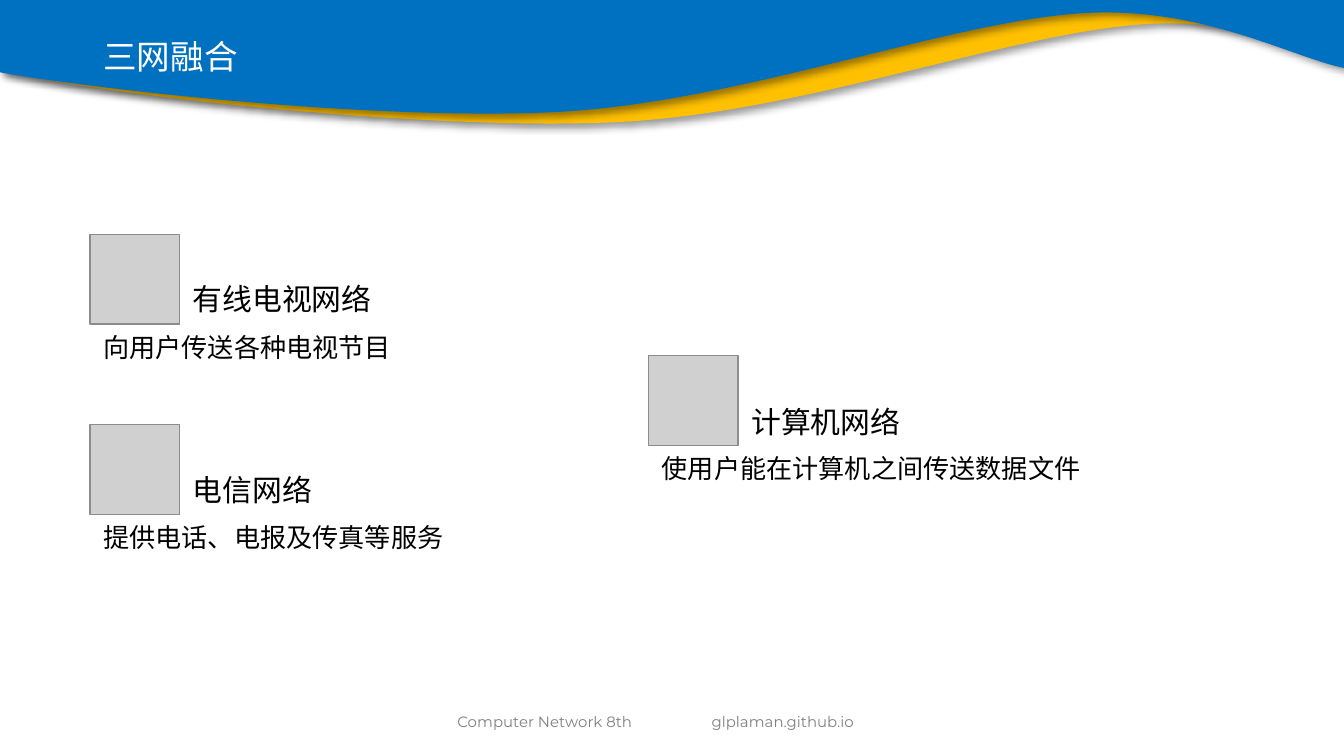
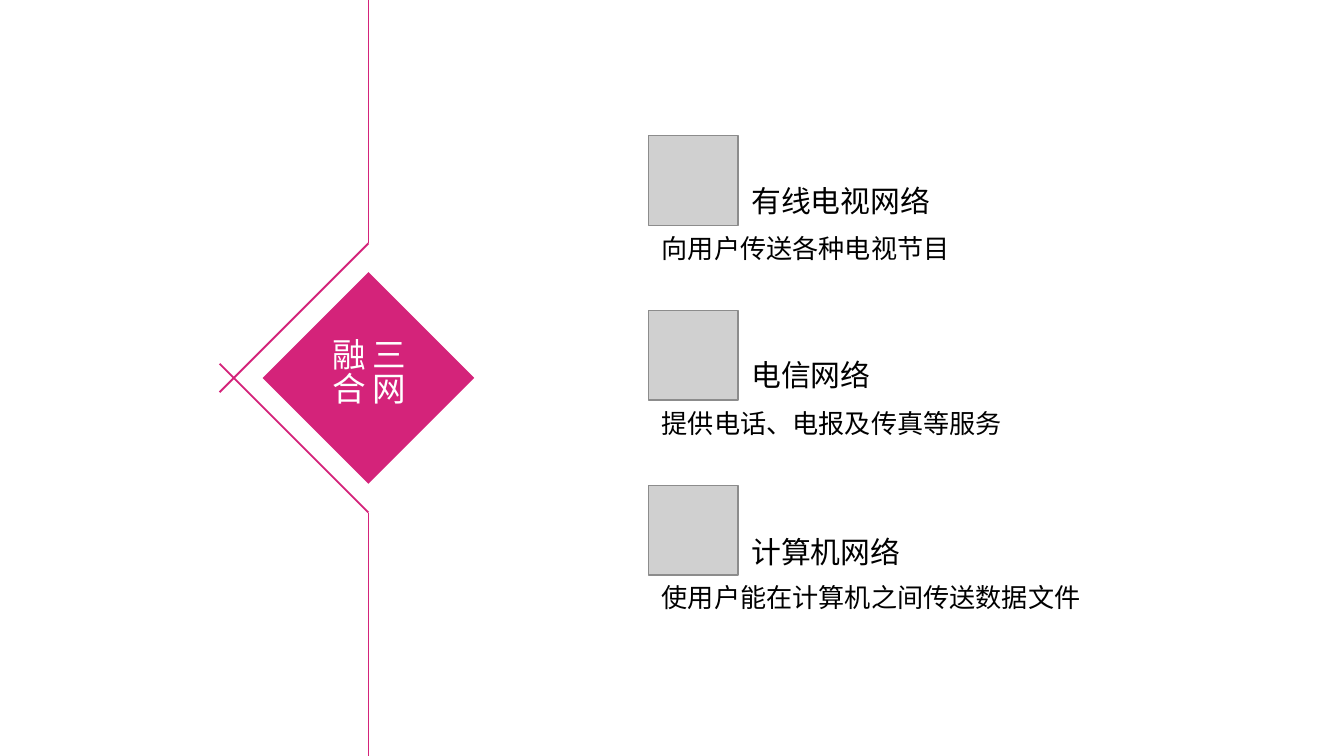
Before and after one commit to glplaman/glplaman.github.io, a slide deck: slide 5 of network/ppt/chap1.pptx. Drawn at 1344x756 pixels with LibreOffice and Linux fonts; fonts in the diff are those of the drawing; grey boxes stand for pictures; background and template pictures are left out. Boxes give left, top, right and bottom in pixels: in the first picture for what was removed or moved away, otherwise in the second. Text is boxed around its words. In the diff, an @@ line names an element or a change of style, - is before the commit and + after.

Commit message:
network

```diff
--- a/network/ppt/chap1.pptx
+++ b/network/ppt/chap1.pptx
@@ freeform shape removed at <box>0,0,1344,124</box> @@
@@ freeform shape removed at <box>0,0,1344,114</box> @@
@@ line added from (368, 0) to (368, 243), #D4237A 1 pt @@
@@ 2 texts, 1 picture: place and size @@
-2 texts, 1 picture at <box>90,234,391,360</box>
+2 texts, 1 picture at <box>649,136,950,261</box>
@@ line added from (219, 392) to (368, 243), #D4237A 1 pt @@
@@ diamond "三网融合": place and size @@
-diamond "三网融合" at <box>103,41,237,72</box>
+diamond "三网融合" at <box>262,273,473,484</box>
@@ diamond "三网融合" at <box>262,273,473,484</box>: line spacing 0.9 to 1; fill none to #D4237A @@
@@ line added from (368, 512) to (219, 364), #D4237A 1 pt @@
@@ 2 texts, 1 picture: place and size @@
-2 texts, 1 picture at <box>90,425,443,549</box>
+2 texts, 1 picture at <box>649,310,1002,435</box>
@@ line added from (368, 512) to (368, 755), #D4237A 1 pt @@
@@ 2 texts, 1 picture: place and size @@
-2 texts, 1 picture at <box>649,356,1081,481</box>
+2 texts, 1 picture at <box>649,485,1081,610</box>
@@ text removed at <box>457,716,632,730</box> @@
-Computer Network 8th
@@ text removed at <box>712,716,854,730</box> @@
-glplaman.github.io
```
Also in this commit, not shown: 7 other slides changed, 1 slide added, 1 slide removed, 8 other files.
